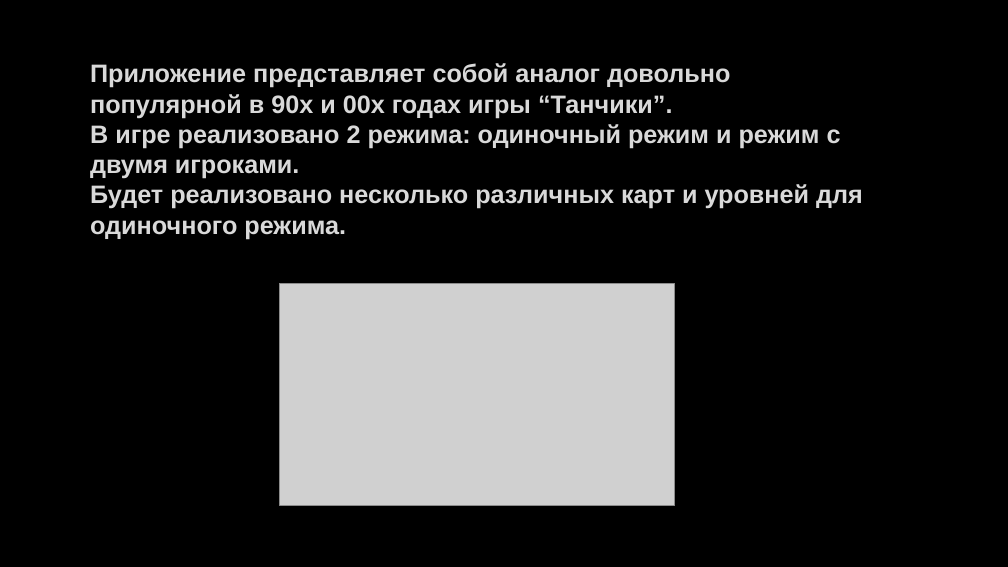
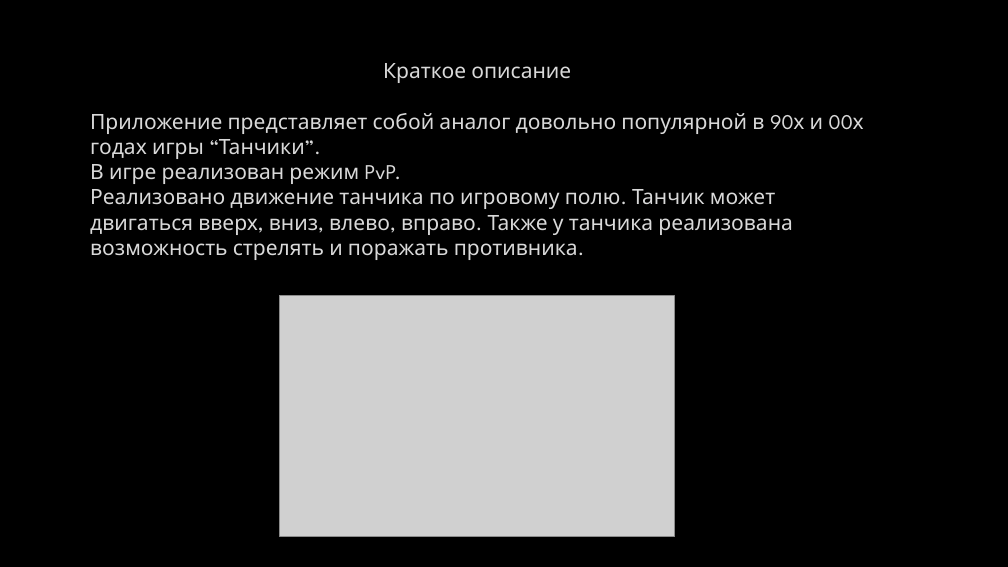
Before and after one commit to Egor-Bessolitsyn/Pygameproject, a slide deck: slide 3 of Игра Танчики.pptx (slide 2 before the commit). Drawn at 1008x567 pixels with LibreOffice and Linux fonts; fonts in the diff are those of the drawing; grey boxes stand for pictures; background and template pictures are left out. Boxes give left, top, right and bottom in pixels: in the first picture for what was removed or moved away, otherwise in the second. Text is boxed around its words. In the diff, an @@ line names an element or a change of style, - is before the commit and + after.

```diff
--- a/Игра Танчики.pptx
+++ b/Игра Танчики.pptx
@@ text at box(383, 63, 571, 83): paragraph added @@
+Краткое описание
@@ text at box(90, 113, 824, 159): size 24 to 20 pt, font Arial to League Spartan, bold off in "Приложение представляет собой аналог довольно популярной в ..." @@
@@ text at box(90, 164, 792, 260): text changed; size 24 to 20 pt; font Arial to League Spartan; bold off @@
-В игре реализовано 2 режима: одиночный режим и режим с двумя игроками.
-Будет реализовано несколько различных карт и уровней для одиночного режима.
+В игре реализован режим PvP.
+Реализовано движение танчика по игровому полю. Танчик может двигаться вверх, вниз, влево, вправо. Также у танчика реализована возможность стрелять и поражать противника.
@@ picture: place and size @@
-picture at box(280, 284, 675, 506)
+picture at box(280, 296, 675, 536)
```
Also in this commit, not shown: 2 other slides changed, 3 slides added, 2 slides removed.
